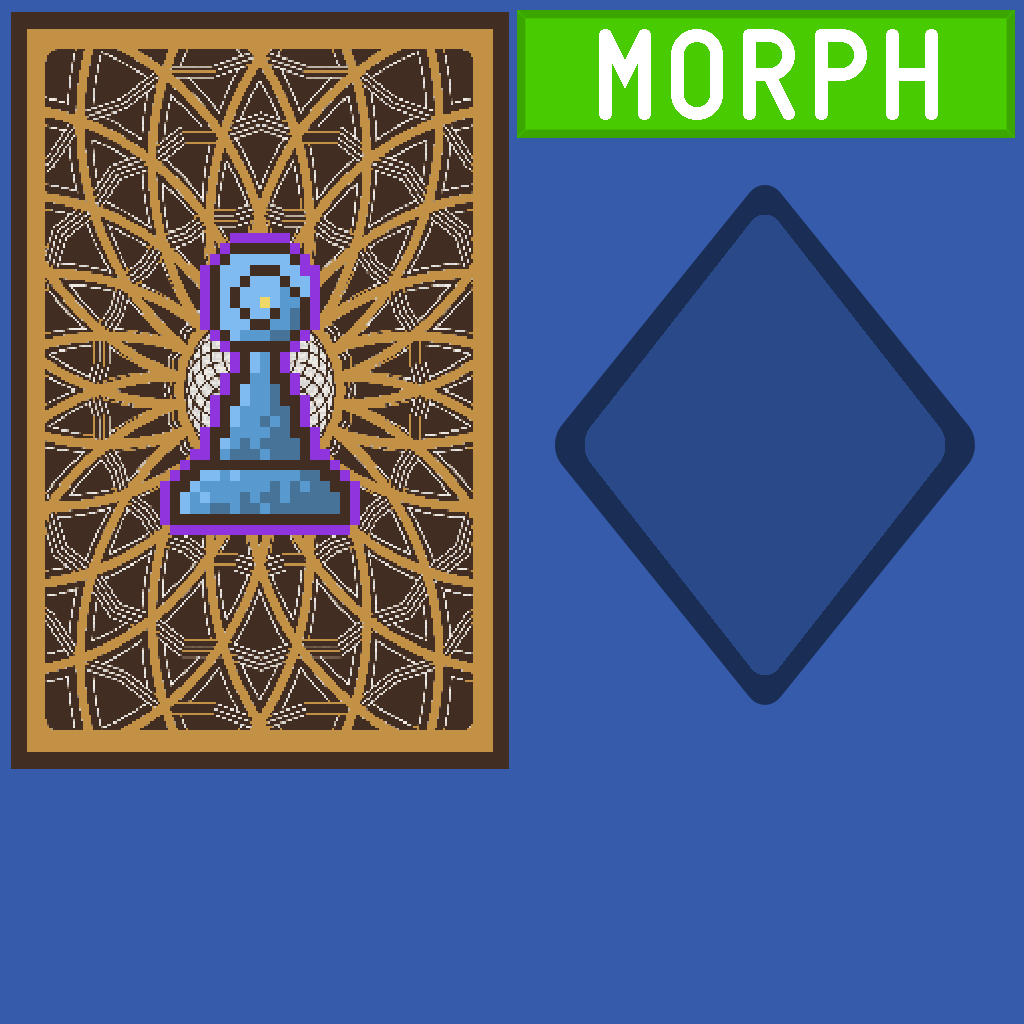
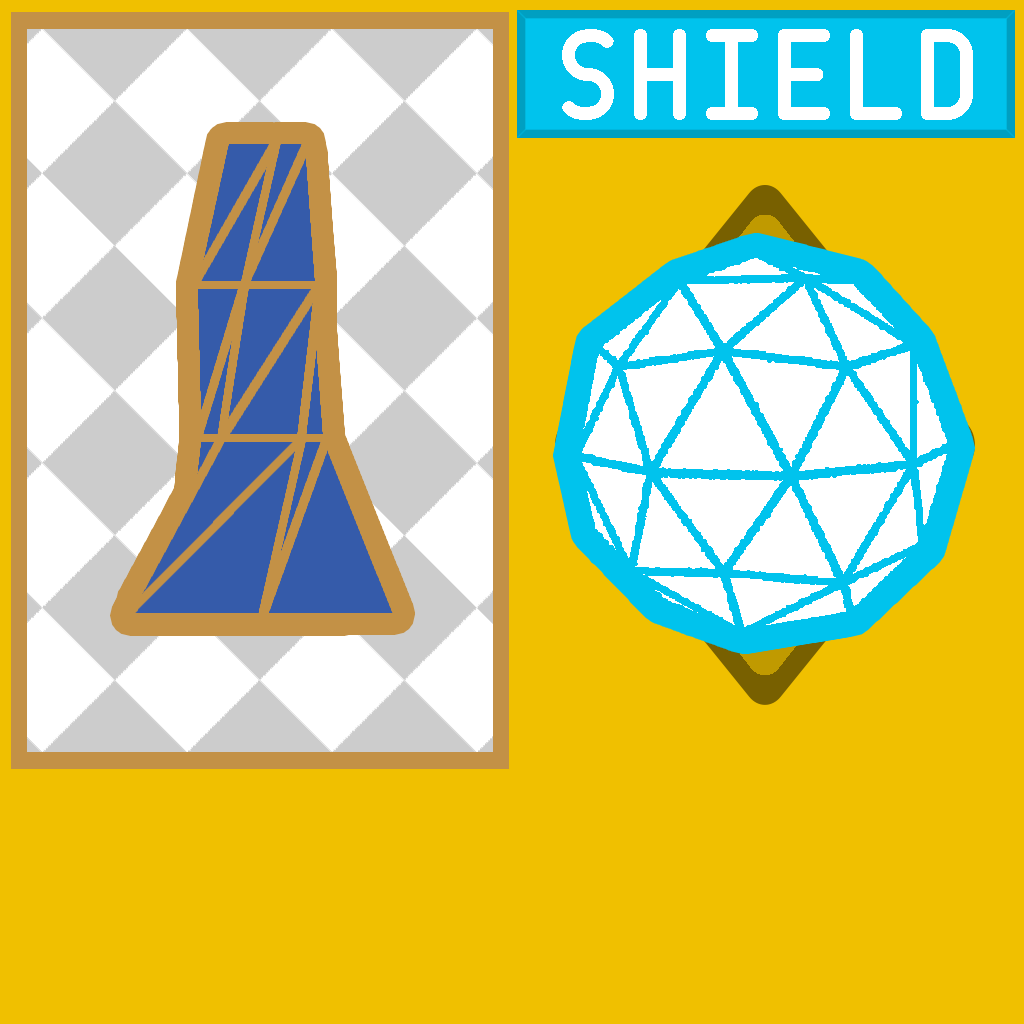
Layers edited between the first and the second 1024x1024 image:
showed group "Shield" (5 layers) over [left=517, top=10, right=1015, bottom=629]
added layer "Background" in group "Shield" over [left=578, top=258, right=950, bottom=629]
hid group "Movement Cards" (13 layers) over [left=517, top=10, right=1015, bottom=704]
hid group "Common" (6th of 7, in "Movement Cards") (2 layers) over [left=517, top=10, right=1015, bottom=138]
added group "Card Back" (1st of 2, in "Common") with 5 layers in group "Common" over [left=11, top=12, right=509, bottom=769]
added layer "Morphy" in group "Card Back" over [left=131, top=142, right=395, bottom=615]
added layer "Outline" in group "Card Back" over [left=130, top=142, right=395, bottom=616]
renamed "Card Back" to "Card Back Border", moved it into group "Card Back", painted on it over [left=11, top=12, right=509, bottom=769]
added layer "Card Back" (2nd of 2, in "Common" › "Card Back") in group "Card Back" over [left=27, top=29, right=493, bottom=752]
hid "Old Card Back" over [left=11, top=12, right=509, bottom=769]
showed "Rim Gold" over [left=0, top=0, right=1024, bottom=1024]
hid "Rim Blue" over [left=0, top=0, right=1024, bottom=1024]
